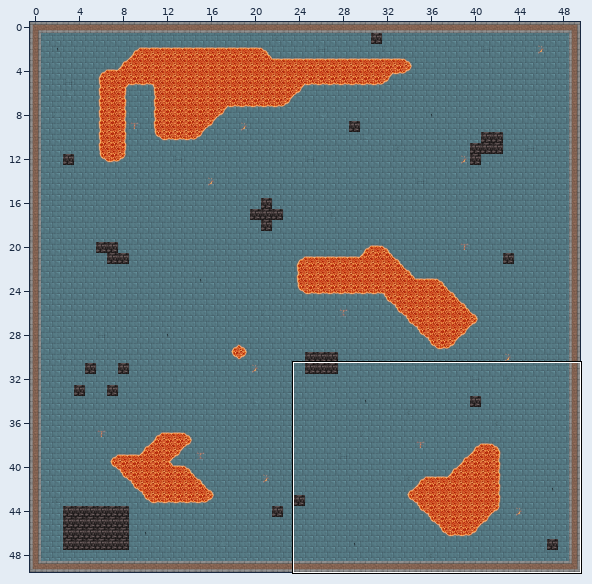
Two states of a Tiled map (JSON), Assessment 3/Levels/level1 50x50.json. Above: a wide view before the commit, with the close-up outlined.
Close-up. Before the edit:
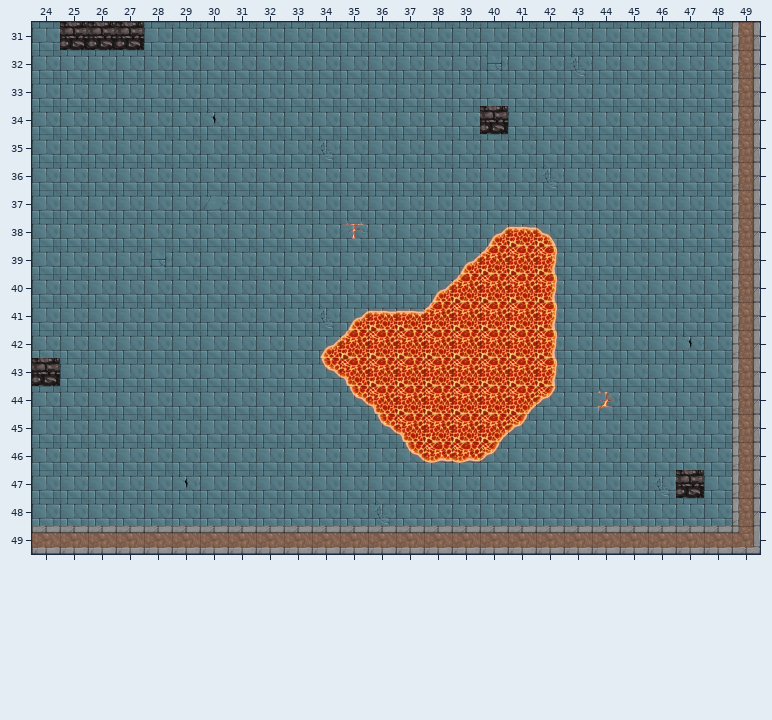
Cells are 64x64 px. Shown: x 24..49, y 31..49. The commit also changed other parts of the map, which this record leaves out.
New version:
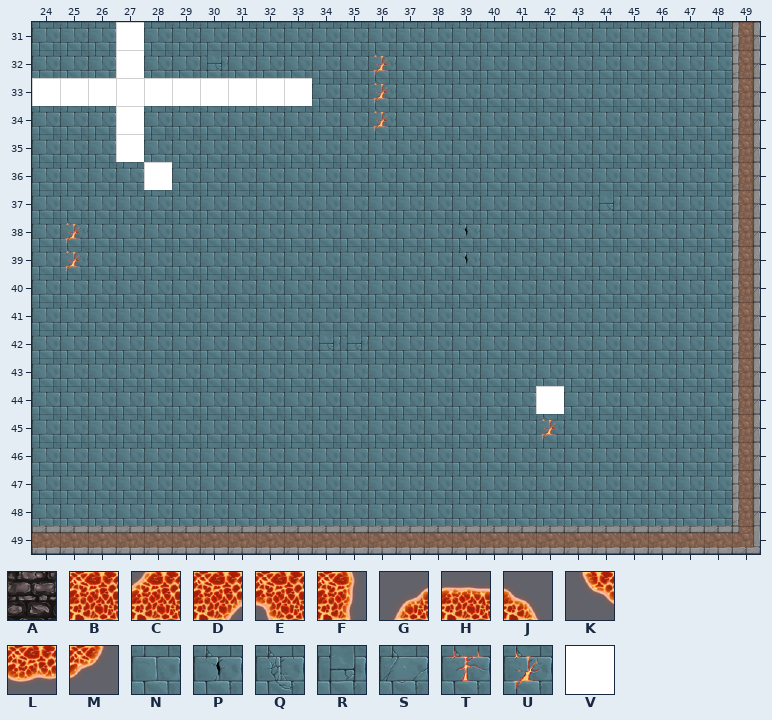
Key: from "All Tiles": A 0, B 29, C 31, D 32, E 33, F 34, G 41, H 42, J 43, K 44, L 45, M 46, N 48, P 49, Q 50, R 52, S 60, T 61, U 62, V 104.
_ is an empty cell, # one hidden under a higher layer.
Tiles replaced or removed in this view: A, B, C, D, E, F, G, H, J, K, L, M, N, P, Q, R, S, T, U.
Edits made:
Changed rows in their new state; . is an unchanged cell.
Layer "Floor":
first column x 25:
32 .....R.....U...N..N....
33 ...........U...........
34 .....N.....U...........
35 .........N.............
36 .................N.....
37 .....N.............R...
38 U.........N...P........
39 U..N..........P........
41 .........N.............
42 .........RR...........N
44 .................#.N...
45 .................U.....
47 ....N................N.
48 ...........N...........
Layer "Lava":
first column x 34:
38 ......___
39 .....____
40 ...._____
41 .________
42 _________
43 _________
44 .________
45 ..______.
46 ...____..
Layer "Enemy":
first column x 24:
31 .__V.............
32 ...V.............
33 VVVVVVVVVV.......
34 ...V............_
35 ...V.............
36 ....V............
first column x 24:
43 _.......................
44 ..................V.....
47 ......................._
